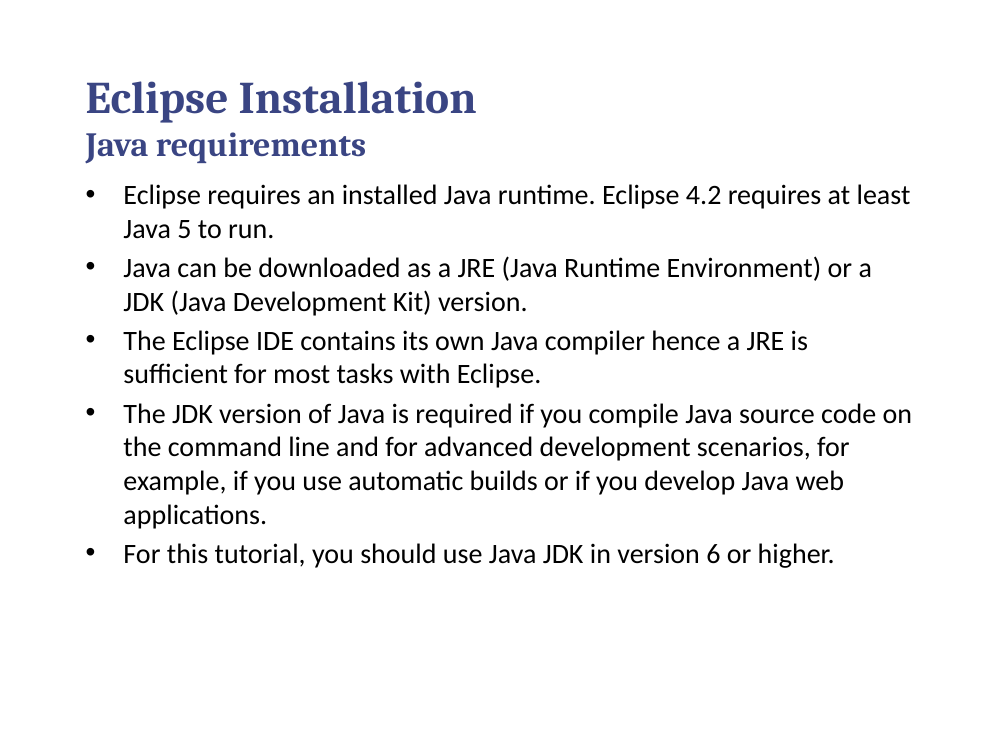
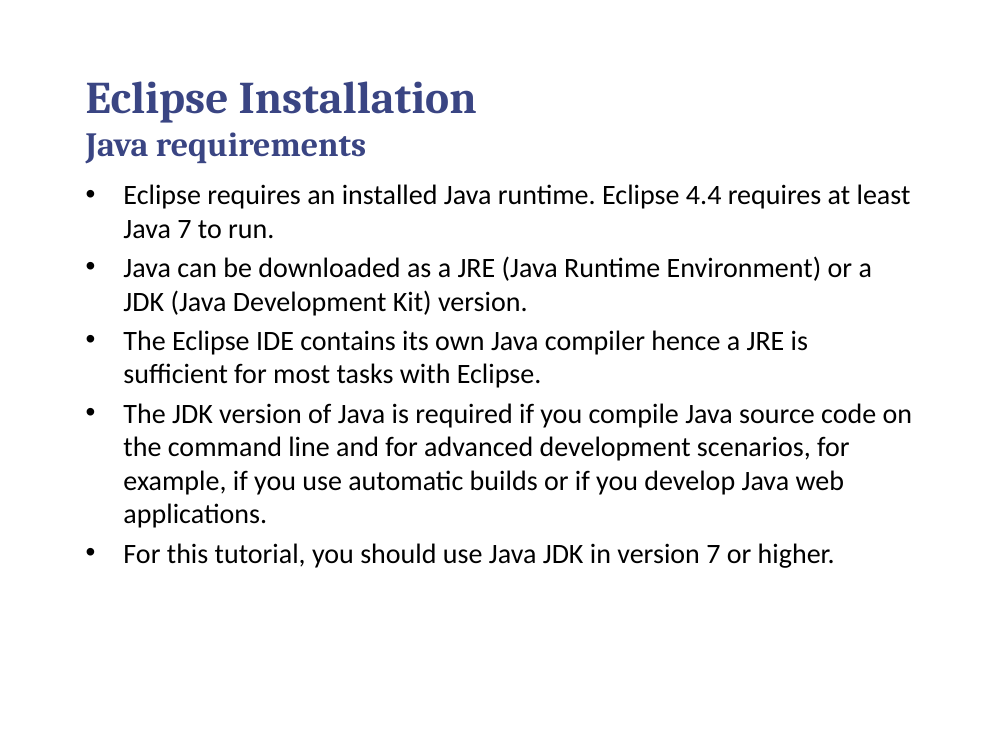
Before and after one commit to callistaenterprise/groovy-tdd-cadec, a slide deck: slide 3 of docs/groovy-tdd-installation.pptx. Drawn at 1008x756 pixels with LibreOffice and Linux fonts; fonts in the diff are those of the drawing; background and template pictures are left out. Boxes give left, top, right and bottom in pixels: in the first picture for what was removed or moved away, otherwise in the second. Text is boxed around its words. In the diff, an @@ line names an element or a change of style, - is before the commit and + after.

```diff
--- a/docs/groovy-tdd-installation.pptx
+++ b/docs/groovy-tdd-installation.pptx
@@ text at <box>123,184,911,239</box>: text changed @@
-• Eclipse requires an installed Java runtime. Eclipse 4.2 requires at least Java 5 to run.
+• Eclipse requires an installed Java runtime. Eclipse 4.4 requires at least Java 7 to run.
@@ text at <box>123,543,835,568</box>: text changed @@
-• For this tutorial, you should use Java JDK in version 6 or higher.
+• For this tutorial, you should use Java JDK in version 7 or higher.
```
Also in this commit, not shown: 12 other slides changed, 2 other files.
